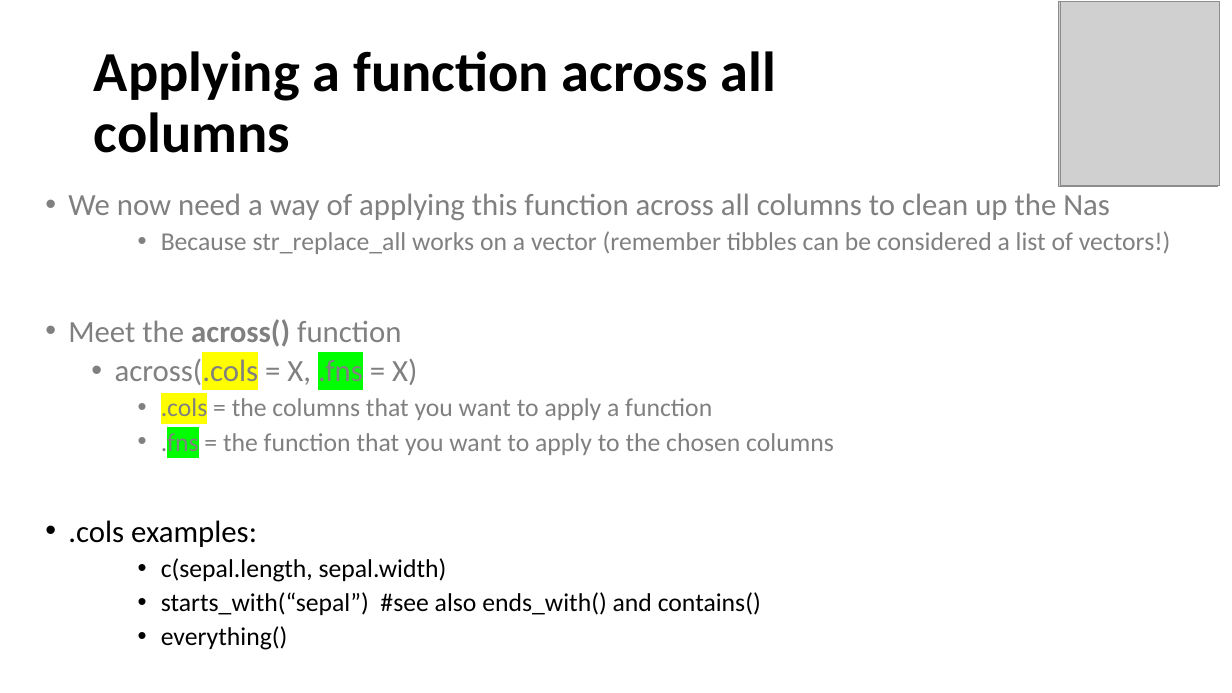
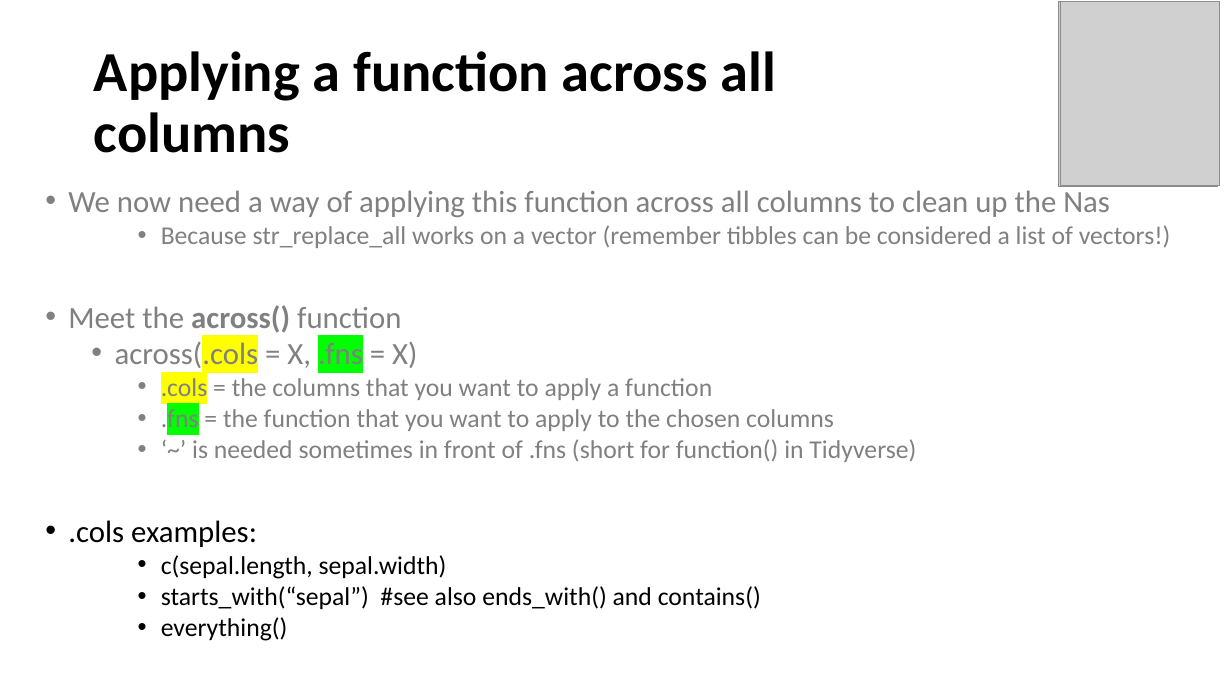
Before and after one commit to EisenRa/2022_Adelaide_Code_Club, a slide deck: slide 36 of Lessons/2022/2022_04_21_Cleaning_table_data/Cleaning_table_data_2.pptx. Drawn at 1232x693 pixels with LibreOffice and Linux fonts; fonts in the diff are those of the drawing; grey boxes stand for pictures. Boxes give left, top, right and bottom in pixels: in the first picture for what was removed or moved away, otherwise in the second. Text is boxed around its words. In the diff, an @@ line names an element or a change of style, - is before the commit and + after.

Commit message:
Updating slides

```diff
--- a/Lessons/2022/2022_04_21_Cleaning_table_data/Cleaning_table_data_2.pptx
+++ b/Lessons/2022/2022_04_21_Cleaning_table_data/Cleaning_table_data_2.pptx
@@ text at [68,186,1171,641]: line spacing 0.9 to 0.8 @@
@@ text at [192,439,916,462]: paragraph added @@
+    • ‘~’ is needed sometimes in front of .fns (short for function() in Tidyverse)
```
Also in this commit, not shown: 4 other slides changed, 2 other files.
